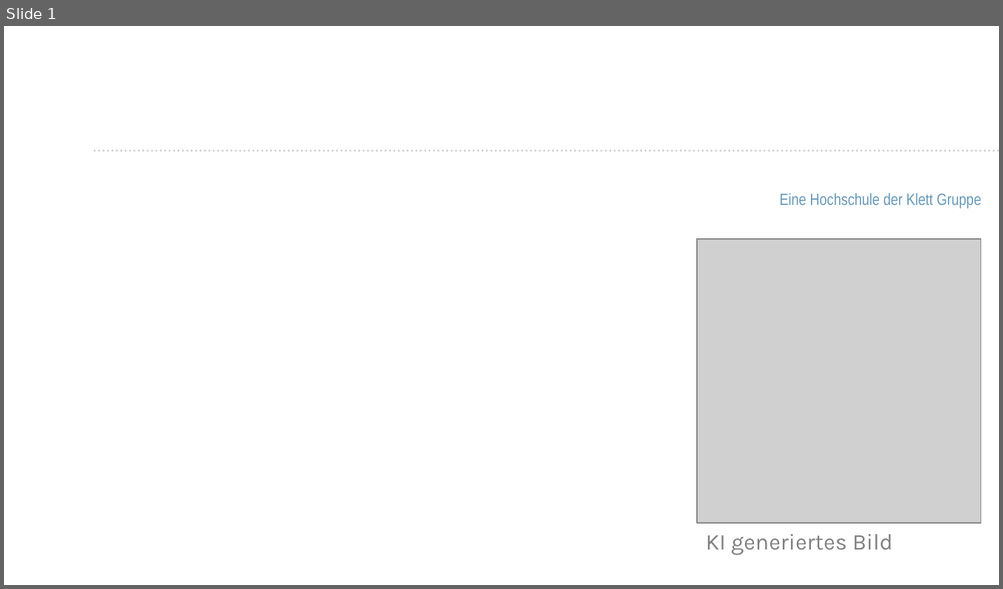
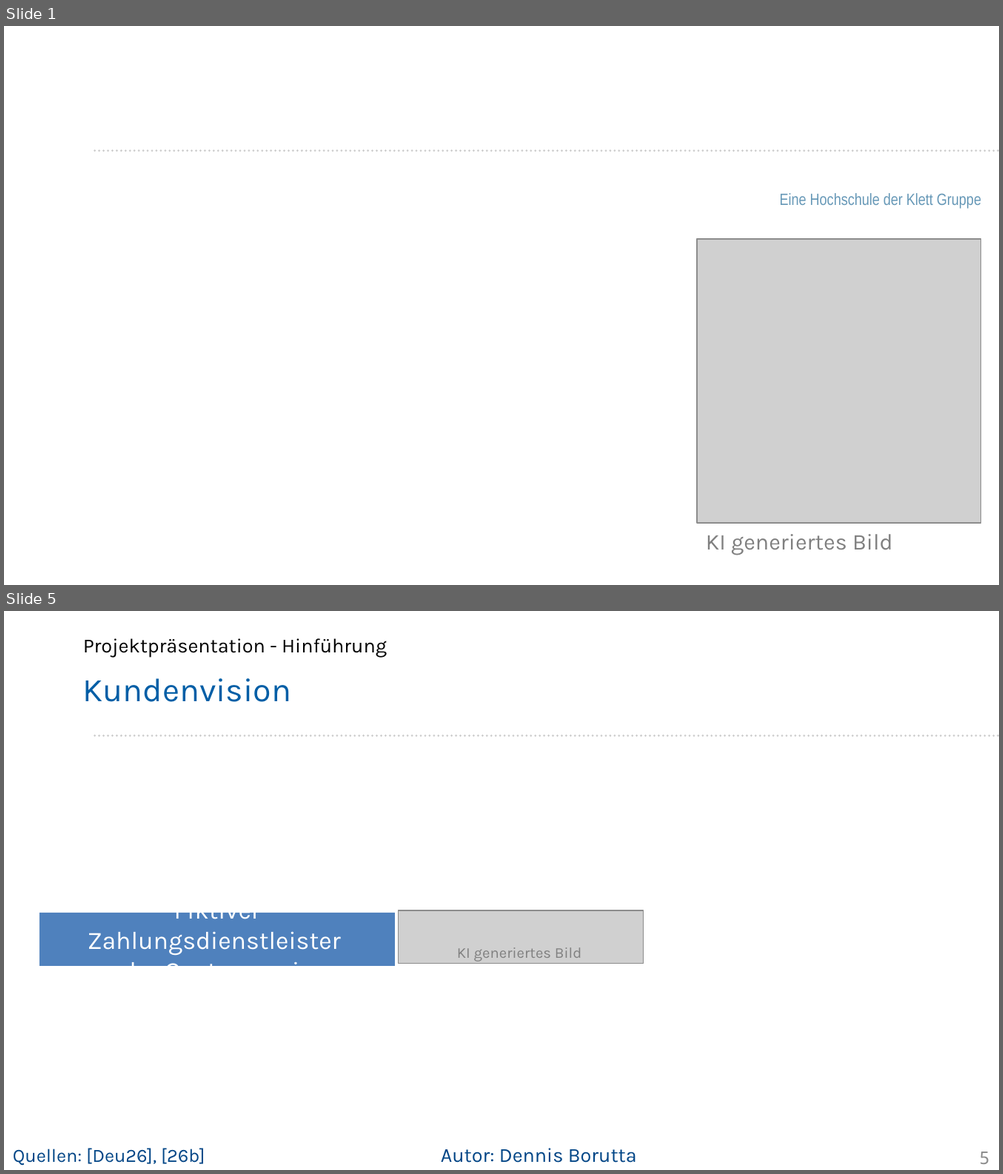
Before and after one commit to Project-CoasterBot/coasterbot, a slide deck: M6_Projekträsentation/db_Projektpräsentation_Coasterbot.odp. Shown one above the other, each under a label of ours: slide 1 before the commit, slides 1 and 5 after it; the slides between them are not shown. The pictures are 1003x589 and 1003x1174 pixels, drawn with LibreOffice and Linux fonts; fonts in the diff are those of the drawing; grey boxes stand for pictures; background and template pictures are left out. Boxes give left, top, right and bottom in pixels: in the first picture for what was removed or moved away, otherwise in the second. Text is boxed around its words. In the diff, an @@ line names an element or a change of style, - is before the commit and + after.

Commit message:
Abschluss Entwurf Teil Dennis

```diff
--- a/M6_Projekträsentation/db_Projektpräsentation_Coasterbot.odp
+++ b/M6_Projekträsentation/db_Projektpräsentation_Coasterbot.odp
@@ slide 5 added at [4,611,999,1170], background #FFFFFF; not listed: 1 template element that a slide beside it also shows @@
@@ text added at [83,638,387,658], 16 pt, text #000000 @@
+Projektpräsentation - Hinführung
@@ title added at [83,678,291,702], 26.4 pt, text #005EA6 @@
+Kundenvision
@@ rectangle added at [40,914,395,967], fill #4F81BD, 20 pt, text #FFFFFF @@
+Fiktiver Zahlungsdienstleister
+der Gastronomie
@@ picture added at [398,911,644,964] @@
@@ text added at [457,948,581,962], 12 pt, text #808080 @@
+KI generiertes Bild
@@ text added at [13,1148,205,1166], 15 pt, text #004586 @@
+Quellen: [Deu26], [26b]
@@ text added at [441,1148,637,1163], 16 pt, text #004586 @@
+Autor: Dennis Borutta
@@ page number added at [979,1152,989,1165], 14 pt, text #8C8C8C @@
+5
```
Also in this commit, not shown: 2 slides changed, 24 other slides added, 1 slide removed, 2 other files.
